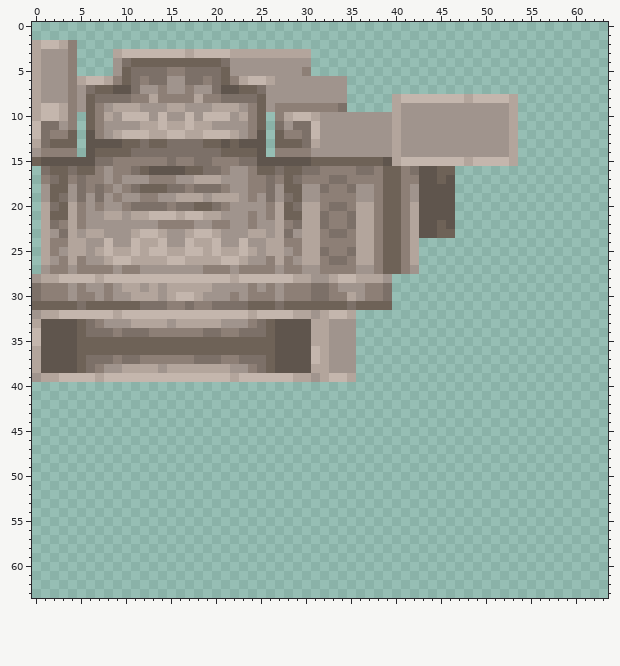
File history of a pixel-art sprite, src/assets/gauntlet/textures/decoration/graves/alabaster_grave_ornate.png. That is the earlier state.
The file is 64x64 pixels.
Now the later version:
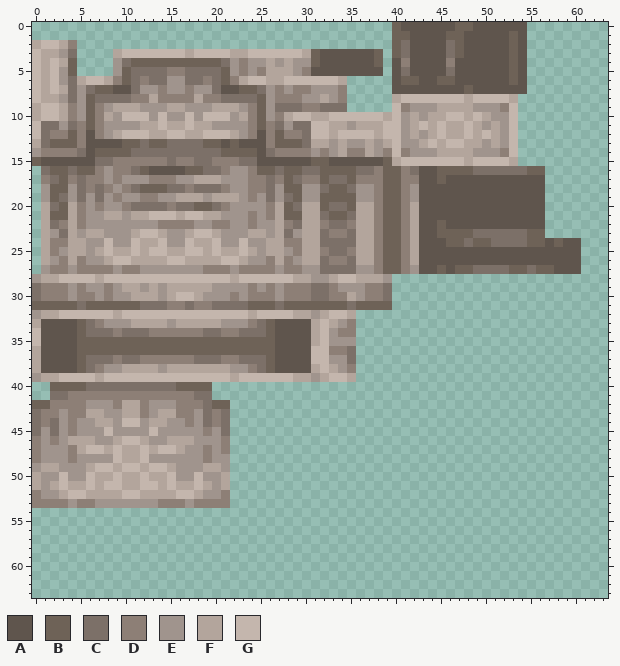
Palette (. is transparent): A #5f554d  B #6e6257  C #7c7068  D #8d7f76  E #a0948d  F #b3a59c  G #c4b6ad
Difference:
Changed rows in their new state; - is an unchanged pixel.
first column x 0:
 0 ----------------------------------------BAAAAAABBAAAAAA------
 1 ----------------------------------------BBAAAABBAAAAABA------
 2 ----------------------------------------BCAAAACBAAAAABA------
 3 GFF-C-------------------GGGGGG-BAAAAAAB-BCAAAACBAAAAABA------
 4 GFGFB------------------D--F-F--BAAAAAAB-ADAAAADAAAAAABA------
 5 GFG-B------------------D-DFFF--AAAAAAAA-ACAAAACAAAAAABA------
 6 GFG-C----------------------FGGGGGGF-----ABBAABBAAAAAABA------
 7 GFGFC----------------------D-DD---D-----AAAAAAAABAAAAAA------
 8 GFF-C----------------------DDD--F-D--------------------------
 9 ---------------------------CCC--CC------GD---FFFF---DG-------
10 -----E--------------------E-----FGGGGGGFG-F-FFGGFGF--G-------
11 ----CD--------------------D-----GFF-FFFGG-FGFGFFGF-F-G-------
12 -----D--------------------D-----GFGGGGFGG-F-FGFFGFGF-G-------
13 -----D--------------------D-----F-F--F-FG--FGFGGFF-F-G-------
14 -----C--------------------C-----D-FDDF-DGD---FFFF---DG-------
15 ---------------------------------AAAAAAB---------------------
16 --------------------------------BBBB-----------BBCCCCCCBB----
17 --------------------------------B--B-----------AAAAAAAAAA----
18 ---------------------------------BB------------AAAAAAAAAA----
19 --------------------------------BBBB-----------AAAAAAAAAA----
20 --------------------------------B--B-----------AAAAAAAAAA----
21 ---------------------------------BB------------AAAAAAAAAA----
22 --------------------------------DCCD-----------AAAAAAAAAA----
23 --------------------------------CDDC-----------BBCCCCCCBB----
24 --------------------------------CCCC-------AAABBCBBCCCCBBABAA
25 --------------------------------DCCD-------AAAAAAAAAAAAAAAAAA
26 --------------------------------CDDC-------AAAAAAAAAAAAAAAAAA
27 --------------------------------CCCC-------AABABBCCCCBBCBBAAA
first column x 0:
33 --------------------------------GF-D
34 --------------------------------G-DD
35 --------------------------------G---
36 --------------------------------GDDC
37 --------------------------------G--C
38 --------------------------------GF-D
40 --BBBBCCCCCCCCCCBBBB----------------
41 --CCDDDDDDDDDDDDDDCC----------------
42 BBDDDDEEEDFFDEEEDDDCBB--------------
43 CDDEDDFFEEFFDEFFDDECDC--------------
44 CDCEDEEFFEGGEFFEEDECDC--------------
45 CECEDEEEGEEEEGEEEEEDEC--------------
46 DEDEFFFEEFGGFEEFFFEEED--------------
47 DEEEDFGGFGFFGFGGFEEDED--------------
48 DEEEDEEEEGFFGEEEEEEDEE--------------
49 EFFEEEFGGFGGFGGFEEEFFE--------------
50 FEEGEEGFFGFFGFFGEEGEEF--------------
51 FEFGFFGFGGFFGGFGFFGFEF--------------
52 DEEFGGFFFFGGFFFFGGFEED--------------
53 DDDDEDDEEEEEEEDDDEDDDD--------------
Changed places in both pictures, as pixel boxes (x1, y1, x2, y2):
changed: (239, 22, 581, 274)
changed: (32, 49, 86, 157)
changed: (320, 319, 356, 373)
added: (32, 382, 230, 508)
